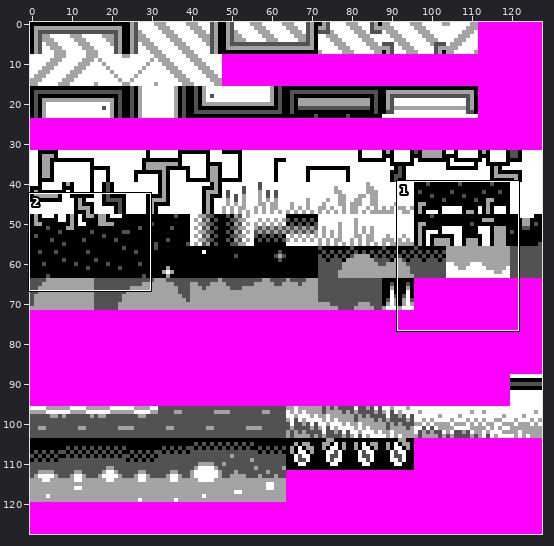
A sprite sheet gets an edit: data/tiles.bg.png. The picture above shows the old version from afar; the outline marks the close-up.
Close-up. Old version:
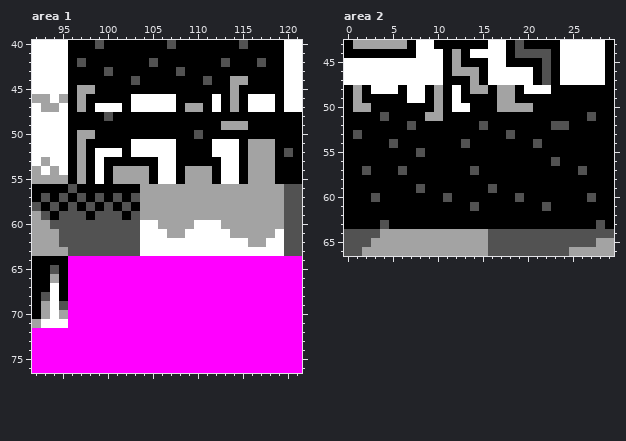
The file is 128x128 pixels. Shown: area 1: x 92..121, y 40..76; area 2: x 0..29, y 43..66.
Now the later version:
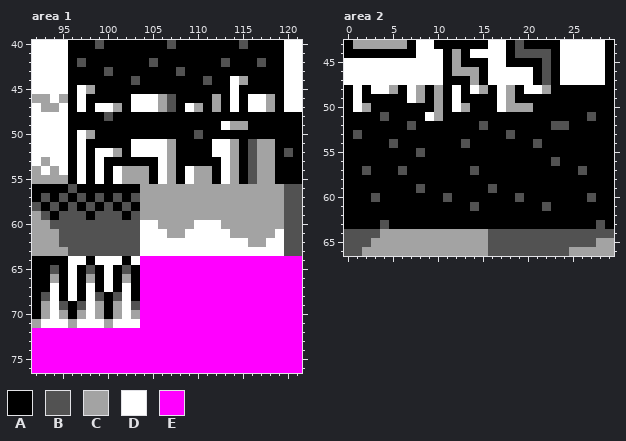
Palette (. is transparent): A #000000  B #525252  C #a3a3a3  D #ffffff  E #ff00ff
The exact change:
Changed rows in their new state; - is an unchanged pixel.
Area 1:
first column x 97:
44 -----------------D----
45 D----------------D----
46 D--------CB----C-D---C
47 D---C----CB-D--C-D---C
49 ----------------D-----
50 D---------------------
51 D---------C------C-B--
52 D---C-----C------C-B--
53 D---------C------C-B--
54 D---D-----C-D----C-B--
55 D---D-----C-D----C-B--
first column x 96:
64 DDADDDAD
65 DABADABA
66 DACADACA
67 DADADADA
68 DADBABDA
69 ABDCACDB
70 ACDCACDC
71 CDDDCDDD
Area 2:
first column x 1:
48 D---C--C-----D--D----C
49 D------C--------D-----
50 D-----------C---D-----
51 --------D-------------
Boxes around the changes in both close-ups, in picture pixels (x1, y1, x2, y2):
changed: (113, 76, 275, 184)
changed: (77, 85, 86, 184)
changed: (68, 256, 140, 328)
changed: (353, 85, 506, 121)
changed: (542, 85, 551, 94)
